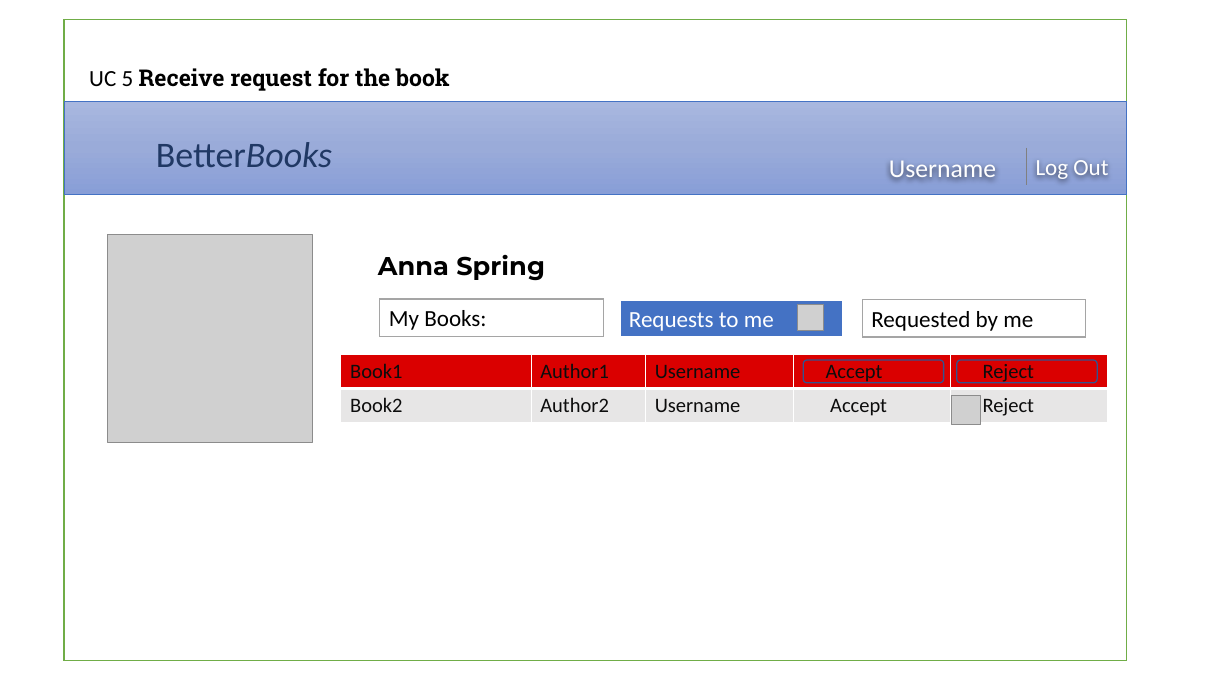
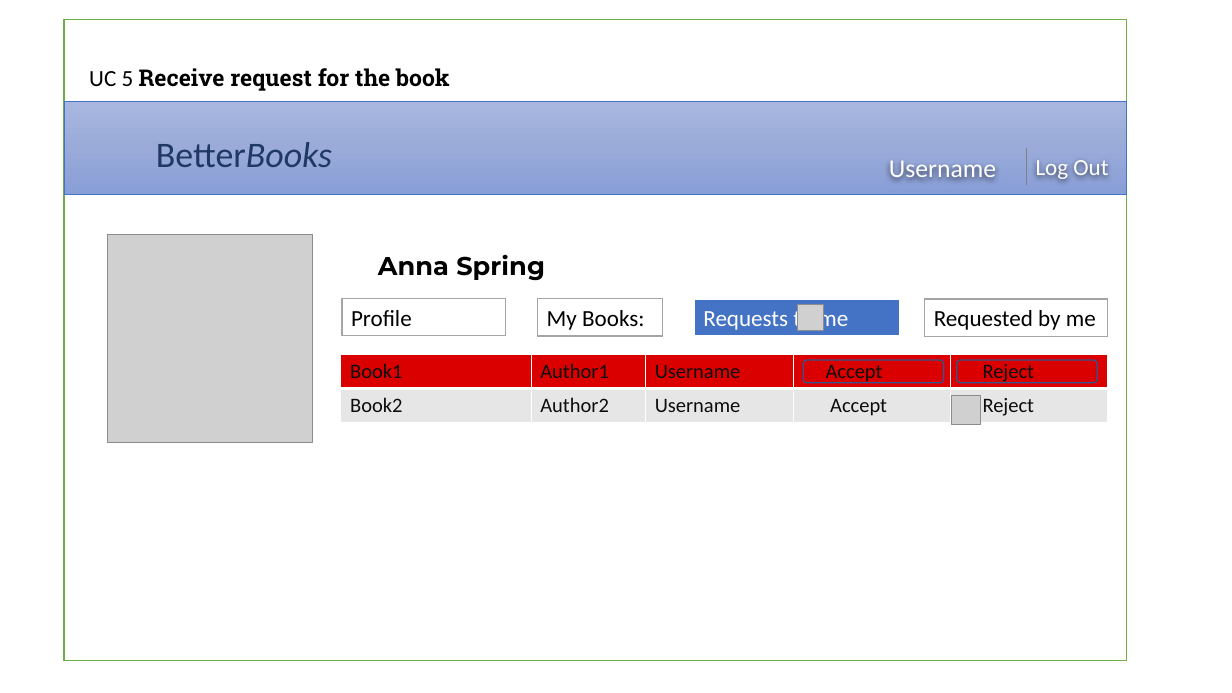
Before and after one commit to kateGalich/capstone, a slide deck: slide 6 of Construction 1/UI Prototypes.pptx. Drawn at 1232x693 pixels with LibreOffice and Linux fonts; fonts in the diff are those of the drawing; grey boxes stand for pictures; background and template pictures are left out. Boxes give left, top, right and bottom in pixels: in the first picture for what was removed or moved away, otherwise in the second. Text is boxed around its words. In the diff, an @@ line names an element or a change of style, - is before the commit and + after.

```diff
--- a/Construction 1/UI Prototypes.pptx
+++ b/Construction 1/UI Prototypes.pptx
@@ rectangle added at [342, 299, 506, 335], fill #FFFFFF, outline #A5A5A5 1 pt, 18 pt, text #000000 @@
+Profile
@@ rectangle "My Books:": place and size @@
-rectangle "My Books:" at [380, 299, 604, 336]
+rectangle "My Books:" at [538, 299, 663, 335]
@@ rectangle "Requests to me": place and size @@
-rectangle "Requests to me" at [620, 299, 844, 336]
+rectangle "Requests to me" at [694, 299, 899, 335]
@@ rectangle "Requested by me": place and size @@
-rectangle "Requested by me" at [862, 299, 1086, 336]
+rectangle "Requested by me" at [925, 299, 1107, 336]
```
Also in this commit, not shown: 5 other slides changed, 5 other files.
